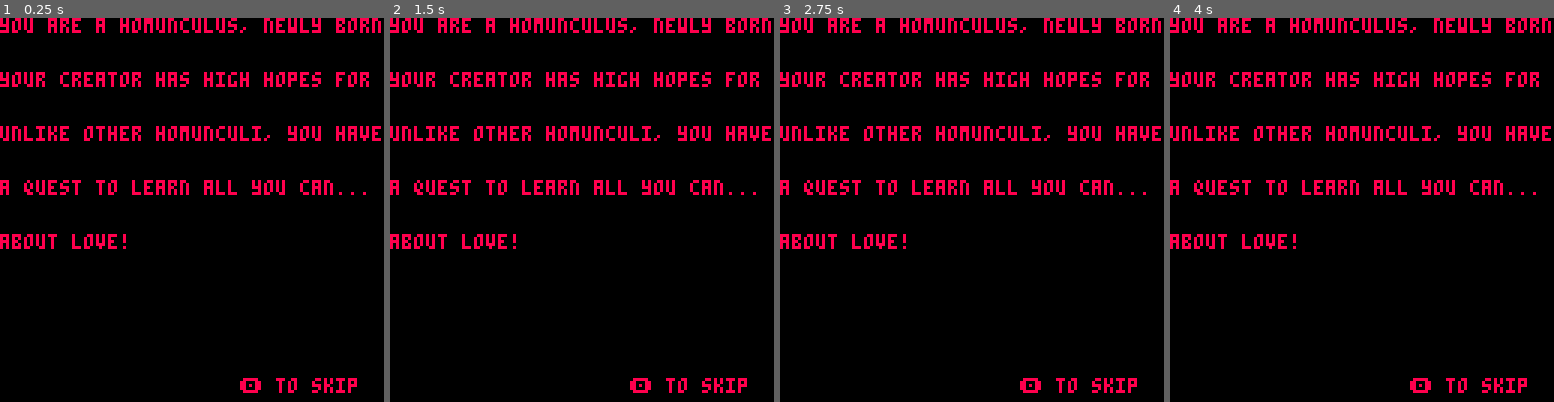
Above: before the commit, frames 1-4 (left to right).
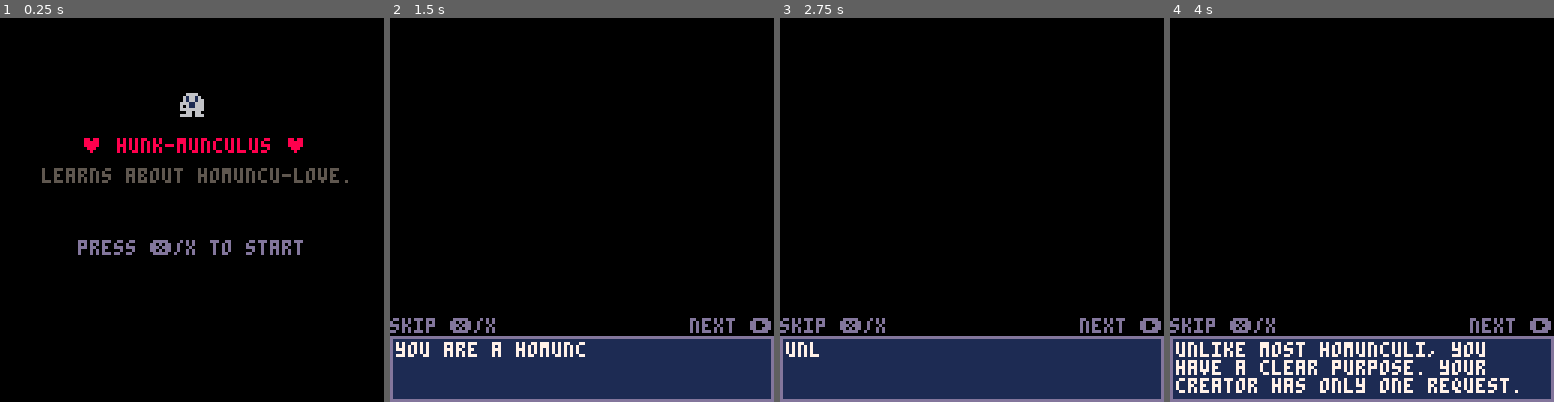
Above: after the commit, the same moments.

Repository: MisuseofMana/pico-8-carts
Game: PICO-8 cartridge homunculus.p8
Two runs of this game, one before a commit and one after it. Both use one fixed random seed, a clock stepped at 60 frames per second and the inputs below.
Inputs:
- Up to frame 1 (0.25 s): no input
- Up to frame 2 (1.5 s): tap X (X key) at 0.33, 1.07 s; tap O (Z key) at 0.7 s
- Up to frame 3 (2.75 s): hold Right 1.6-2.1 s; tap O (Z key) at 1.7, 2.1, 2.5 s; tap X (X key) at 1.85 s; hold Up 2.15-2.42 s; hold Right from 2.47 s (still down)
- Up to frame 4 (4 s): tap O (Z key) at 2.9, 3.3, 3.7 s; tap X (X key) at 2.97 s; release Right at 3.03 s; hold Left 3.08-3.58 s; hold Down 3.63-3.97 s

The runs differ from the first frame. In frame 1, 10% of the frame differs, in the area x 0-100%, y 0-98%; in frame 2, 25%, in the area x 0-100%, y 0-100%; in frame 3, 25%; in frame 4, 25%.

Commit message:
more sprites, prep for animatic

Diff:
--- a/homunculus.p8
+++ b/homunculus.p8
@@ -3,10 +3,11 @@
 __lua__
 --hunkmunculus♥
 --by shinbone
-draw_scene=nil
-update_scene=nil
-
 function _init()
+	reading=false
+	update_scene=update_menu
+	draw_scene=draw_menu
+
 	--update order
 	up_order = {
 		update_menu,
@@ -27,8 +28,12 @@
 		hp=3,
 		xhp=3,
 		move=1,
-		scene=2
+		scene=1
 	}
+	regstr_scene()
+end
+
+function regstr_scene()
 	update_scene=up_order[p.scene]
 	draw_scene=drw_order[p.scene]
 end
@@ -42,11 +47,11 @@
 	draw_scene()
 end
 -->8
---controls
+--update function
 tsize=8
 
 function update_menu()
- if btnp(🅾️) then
+ if btnp(❎) then
  	sfx(0)
  	draw_scene=draw_story
  	update_scene=update_story
@@ -54,15 +59,28 @@
 end
 
 function update_story()
-	if btnp(🅾️) then
-		print('proceed')
+	if not reading then
+		tb_init(0,{
+[[you are a homunculus, newly
+made. your creator has very
+high hopes for you.]],
+[[unlike most homunculi, you
+have a clear purpose. your
+creator has only one request.]],
+[[you must learn all you can
+about love ♥♥♥]]
+})
+	elseif reading then
+		tb_update()
 	end
 end
 
 function update_level()
 	local function msfx()
-		sfx(1)
-	end
+		local sound = rnd({1,2,3})
+		sfx(sound)
+	end
+
 	-- move ⬅️ and ➡️
 	if btnp(➡️) then
 		p.x+=p.move*tsize
@@ -84,30 +102,18 @@
 	end
 end
 -->8
---main menu
+--draw functions
 function draw_menu()
+	spr(16,60,25)
 	print('♥ hunk-munculus ♥',27,40,8)
-	print('learning how to love.',24,50,5)
-	print('press 🅾️ to start',31,74,9)
+	print('learns about homuncu-love.',14,50,5)
+	print('press ❎/x to start',26,74,13)
 end
 
 function draw_story()
-	local s={
-		'you are a homunculus, newly born.',
-		'\n',
-		'your creator has high hopes for you.',
-		'\n',
-		'unlike other homunculi, you have a quest.',
-		'\n',
-		'a quest to learn all you can...',
-		'\n',
-		'about love!'
-	}
-
-	foreach(s,print)
-
-	print('🅾️ to skip', 80,120,8)
-
+	tb_draw()
+	print('skip ❎/x', 0,100,13)
+	print('next ➡️', 100,100,13)
 end
 
 function draw_level()
@@ -118,6 +124,88 @@
 
 	load_level()
 end
+-->8
+--storytelling
+function tb_init(voice,string)
+ reading=true
+ tb={
+  str=string,
+  voice=voice,
+  i=1,
+  cur=0,
+  char=0,
+  x=0, -- x coordinate
+  y=106, -- y coordginate
+  w=127, -- text box width
+  h=21, -- text box height
+  col1=1, -- background color
+  col2=13, -- border color
+  col3=7  -- text color
+ }
+end
+
+function tb_update()
+	local strlen=#tb.str[tb.i]
+	--[[
+		if not finished printing
+		increase cur by 0.9
+	]]
+ if tb.char<strlen then
+  tb.cur+=0.9
+ end
+
+ --[[
+ 	animate typing and play voice
+ 	sfx
+ ]]
+ if tb.cur>0.9 then
+  tb.char+=1
+  tb.cur=0
+  if (ord(tb.str[tb.i],tb.char)!=32) sfx(tb.voice)
+ end
+
+ if btnp(➡️) then
+ 	-- if not finished typing
+ 	if tb.char<strlen then
+ 	 -- skip typing
+ 		tb.char=strlen
+ 	elseif tb.char==strlen then
+ 		if #tb.str>tb.i then
+   	tb.i+=1
+   	tb.cur=0
+   	tb.char=0
+  	else
+   	reading=false
+   	p.scene+=1
+   	regstr_scene()
+   end
+  end
+ end
+end
+
+function tb_draw()
+ if reading then
+  rectfill(tb.x,tb.y,tb.x+tb.w,tb.y+tb.h,tb.col1)
+  rect(tb.x,tb.y,tb.x+tb.w,tb.y+tb.h,tb.col2)
+  print(sub(tb.str[tb.i],1,tb.char),tb.x+2,tb.y+2,tb.col3)
+ end
+end
+…(16 lines of a section not shown)…
 
 
 
@@ -168,16 +256,19 @@
 
 
 __gff__
-0000010101010001010101010100020000000000000000000000000000000000000000000000000000000000000000000000000000000000000000000000000000000000000000000000000000000000000000000000000000000000000000000000000000000000000000000000000000000000000000000000000000000000
+0000010000000001010100000000000000000000000001010101000000000000000000000000000000000000000000000000000000000000000000000000000000000000000000000000000000000000000000000000000000000000000000000000000000000000000000000000000000000000000000000000000000000000
 0000000000000000000000000000000000000000000000000000000000000000000000000000000000000000000000000000000000000000000000000000000000000000000000000000000000000000000000000000000000000000000000000000000000000000000000000000000000000000000000000000000000000000
 __map__
-0703030303070303070303030303030800000000000000000000000000000000000000000000000000000000000000000000000000000000000000000000000000000000000000000000000000000000000000000000000000000000000000000000000000000000000000000000000000000000000000000000000000000000
-050e010101052101052101010101010800000000000000000000000000000000000000000000000000000000000000000000000000000000000000000000000000000000000000000000000000000000000000000000000000000000000000000000000000000000000000000000000000000000000000000000000000000000
-0501010101030a010a0101010101010800000000000000000000000000000000000000000000000000000000000000000000000000000000000000000000000000000000000000000000000000000000000000000000000000000000000000000000000000000000000000000000000000000000000000000000000000000000
-0501010101010101010101010101010800000000000000000000000000000000000000000000000000000000000000000000000000000000000000000000000000000000000000000000000000000000000000000000000000000000000000000000000000000000000000000000000000000000000000000000000000000000
-0501010101070a01010101010101010800000000000000000000000000000000000000000000000000000000000000000000000000000000000000000000000000000000000000000000000000000000000000000000000000000000000000000000000000000000000000000000000000000000000000000000000000000000
-0501010121050f01010101010101010800000000000000000000000000000000000000000000000000000000000000000000000000000000000000000000000000000000000000000000000000000000000000000000000000000000000000000000000000000000000000000000000000000000000000000000000000000000
-0303030303030303030303030303030b00000000000000000000000000000000000000000000000000000000000000000000000000000000000000000000000000000000000000000000000000000000000000000000000000000000000000000000000000000000000000000000000000000000000000000000000000000000
-
-
-
+0708080808070808080808070808081700000000000000000000000000000000000000000000000000000000000000000000000000000000000000000000000000000000000000000000000000000000000000000000000000000000000000000000000000000000000000000000000000000000000000000000000000000000
+1701010101170101010101170101011700000000000000000000000000000000000000000000000000000000000000000000000000000000000000000000000000000000000000000000000000000000000000000000000000000000000000000000000000000000000000000000000000000000000000000000000000000000
+1701010101081818190101190101011700000000000000000000000000000000000000000000000000000000000000000000000000000000000000000000000000000000000000000000000000000000000000000000000000000000000000000000000000000000000000000000000000000000000000000000000000000000
+1701011901010101010101010101011700000000000000000000000000000000000000000000000000000000000000000000000000000000000000000000000000000000000000000000000000000000000000000000000000000000000000000000000000000000000000000000000000000000000000000000000000000000
+1701190101071901181701071901011700000000000000000000000000000000000000000000000000000000000000000000000000000000000000000000000000000000000000000000000000000000000000000000000000000000000000000000000000000000000000000000000000000000000000000000000000000000
+1701010101170101011701170101011700000000000000000000000000000000000000000000000000000000000000000000000000000000000000000000000000000000000000000000000000000000000000000000000000000000000000000000000000000000000000000000000000000000000000000000000000000000
+0808080808080808080808080808081900000000000000000000000000000000000000000000000000000000000000000000000000000000000000000000000000000000000000000000000000000000000000000000000000000000000000000000000000000000000000000000000000000000000000000000000000000000
+0000000000000000000000000000000900000000000000000000000000000000000000000000000000000000000000000000000000000000000000000000000000000000000000000000000000000000000000000000000000000000000000000000000000000000000000000000000000000000000000000000000000000000
+…(5 lines of a section not shown)…
Not shown, changed: 48 lines of the sprite sheet (__gfx__) section of homunculus.p8
Not shown, changed: the sound effects (__sfx__) section of homunculus.p8
